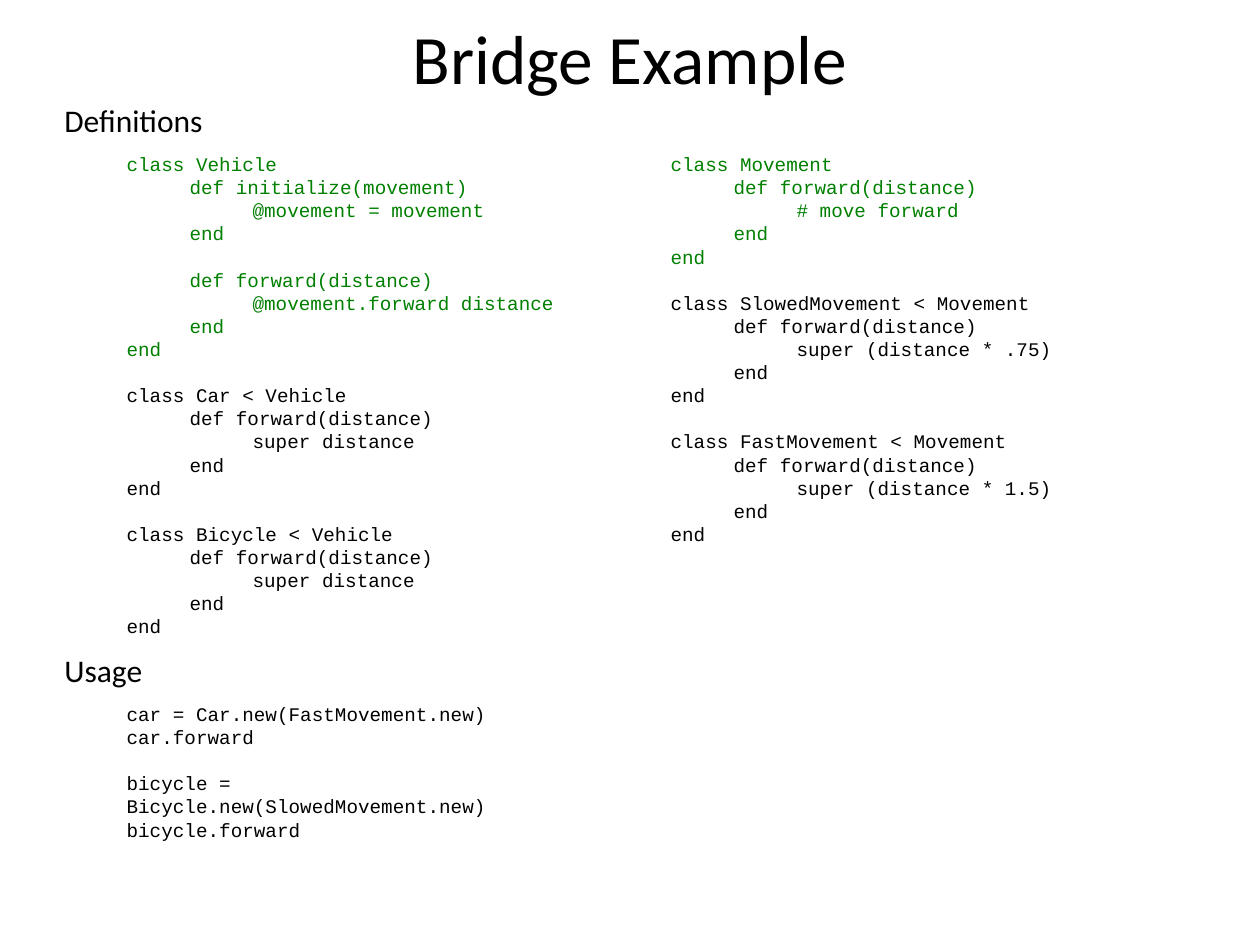
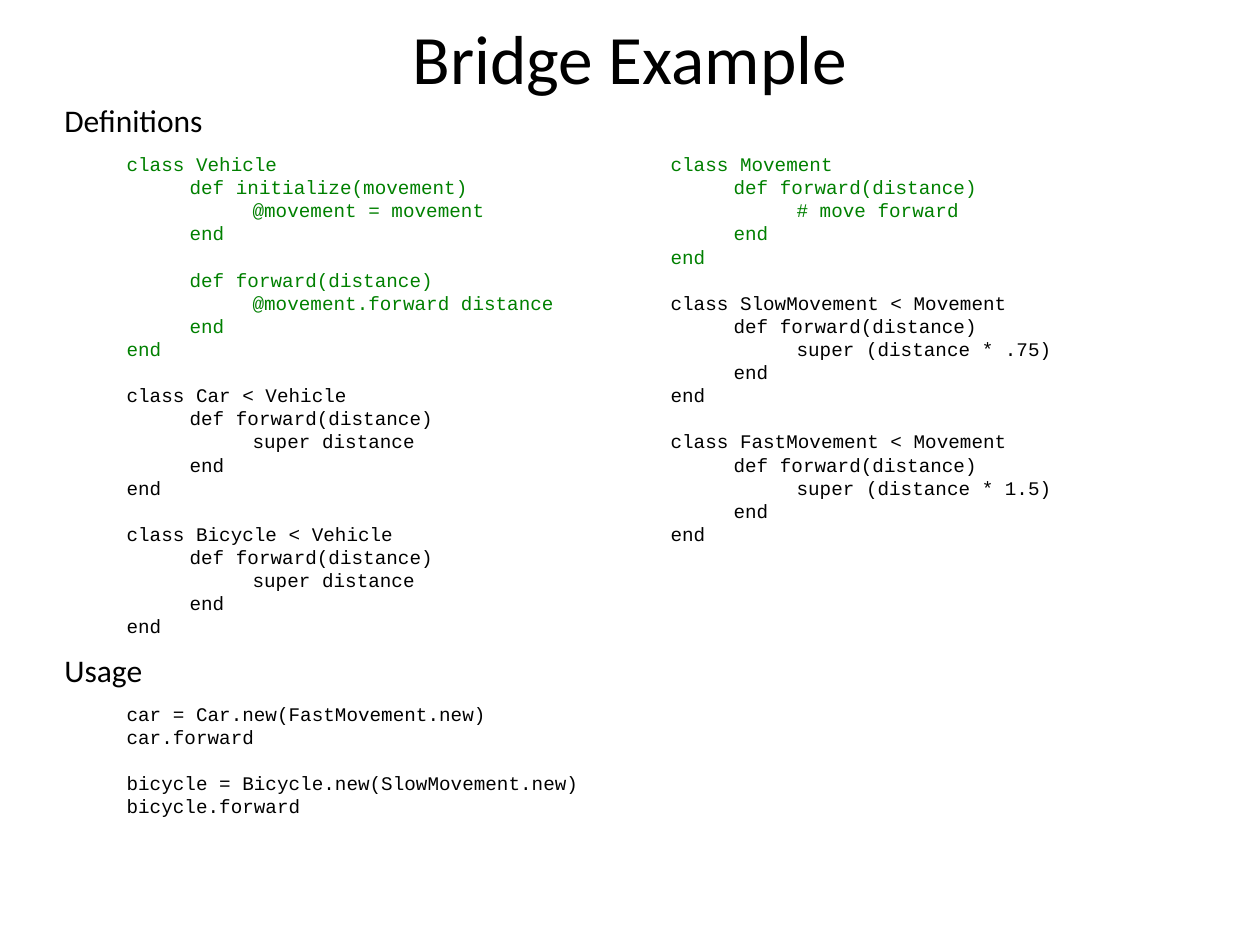
Before and after one commit to john-fitzpatrick/design_patterns, a slide deck: slide 19 of DesignPatterns.pptx. Drawn at 1260x945 pixels with LibreOffice and Linux fonts; fonts in the diff are those of the drawing. Boxes give left, top, right and bottom in pixels: in the first picture for what was removed or moved away, otherwise in the second. Text is boxed around its words. In the diff, an @@ line names an element or a change of style, - is before the commit and + after.

Commit message:
fixed some typos in presentation

```diff
--- a/DesignPatterns.pptx
+++ b/DesignPatterns.pptx
@@ text at (x1=671, y1=296, x2=1007, y2=311): text changed @@
-class SlowedMovement < Movement
+class SlowMovement < Movement
@@ text at (x1=127, y1=777, x2=578, y2=794): text changed @@
-bicycle = Bicycle.new(SlowedMovement.new)
+bicycle = Bicycle.new(SlowMovement.new)
```
Also in this commit, not shown: 6 other slides changed, 1 other file.
